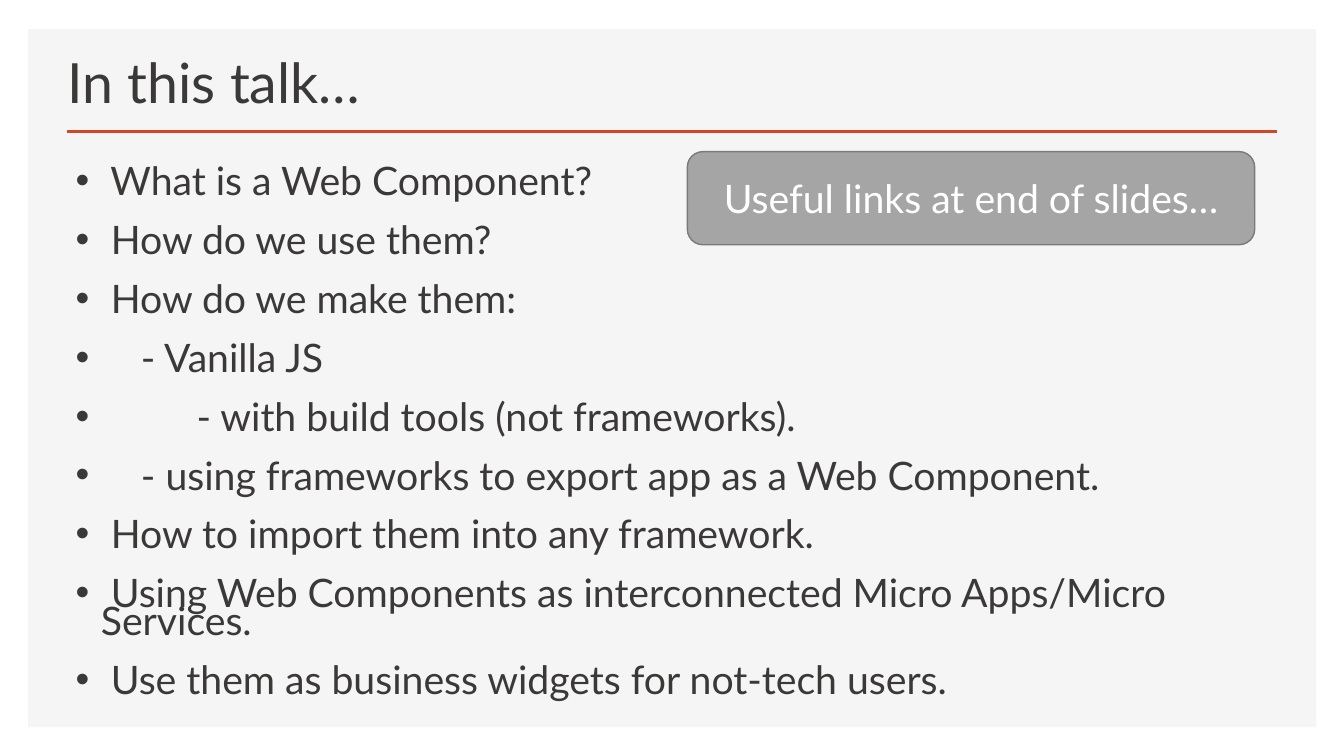
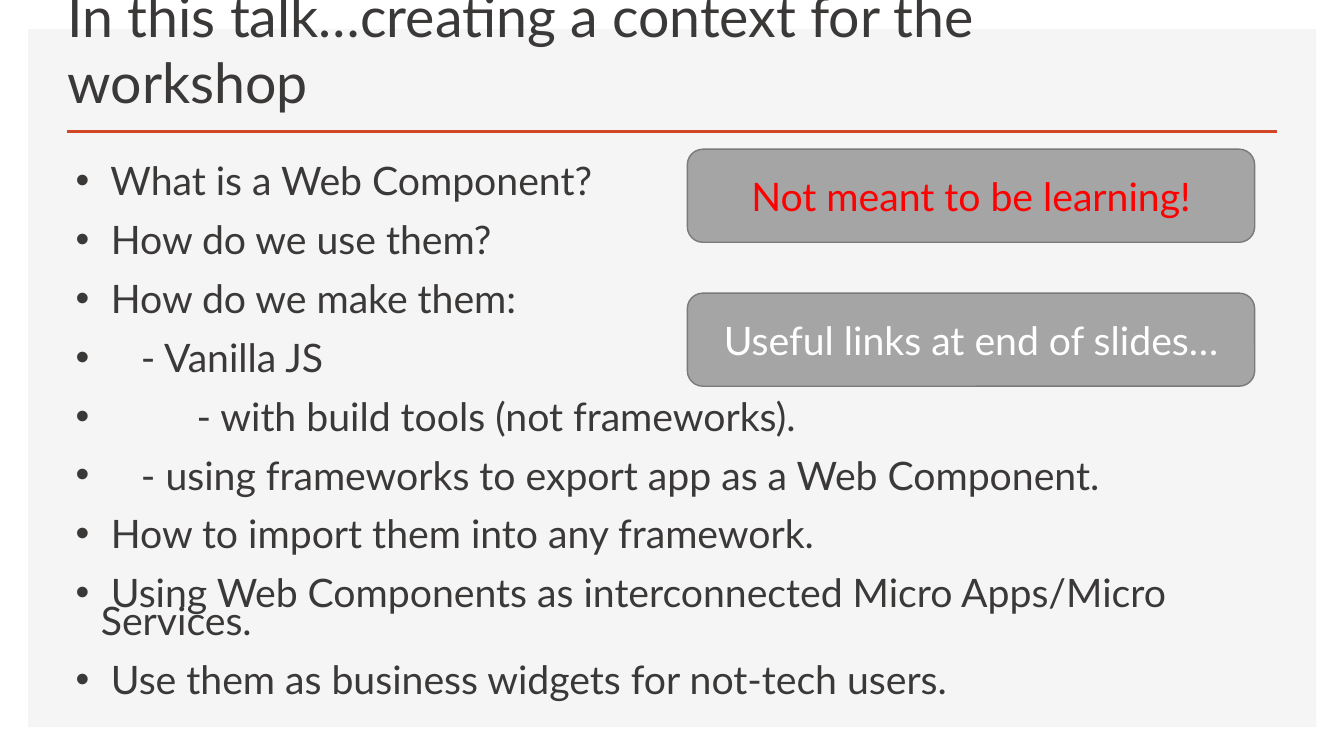
Before and after one commit to Python-Test-Engineer/web-components-v1, a slide deck: slide 9 of SLIDES/ndc-web-components.pptx. Drawn at 1344x756 pixels with LibreOffice and Linux fonts; fonts in the diff are those of the drawing. Boxes give left, top, right and bottom in pixels: in the first picture for what was removed or moved away, otherwise in the second. Text is boxed around its words. In the diff, an @@ line names an element or a change of style, - is before the commit and + after.

```diff
--- a/SLIDES/ndc-web-components.pptx
+++ b/SLIDES/ndc-web-components.pptx
@@ title at box(68, 0, 974, 113): text changed @@
-In this talk…
+In this talk…creating a context for the workshop
@@ rounded rectangle added at box(688, 149, 1255, 242), fill #A5A5A5, outline #7A7A7A 1 pt, 28 pt, text #FF0000 @@
+Not meant to be learning!
@@ rounded rectangle "Useful links at end of ...": place and size @@
-rounded rectangle "Useful links at end of ..." at box(688, 151, 1255, 244)
+rounded rectangle "Useful links at end of ..." at box(688, 293, 1255, 386)
```
Also in this commit, not shown: 5 other slides changed, 7 other files.
